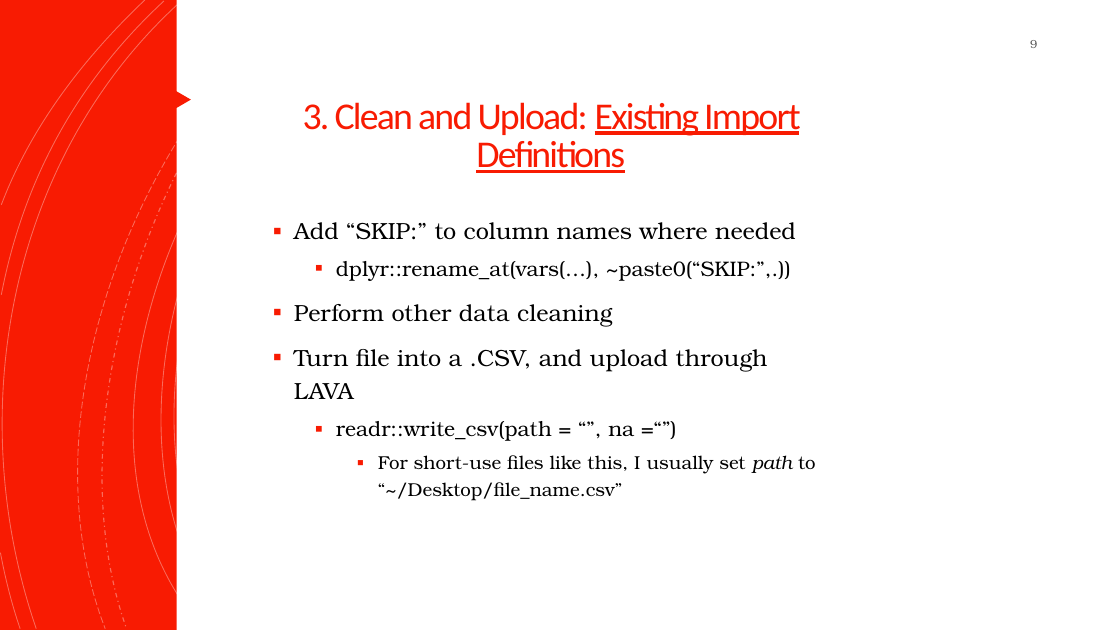
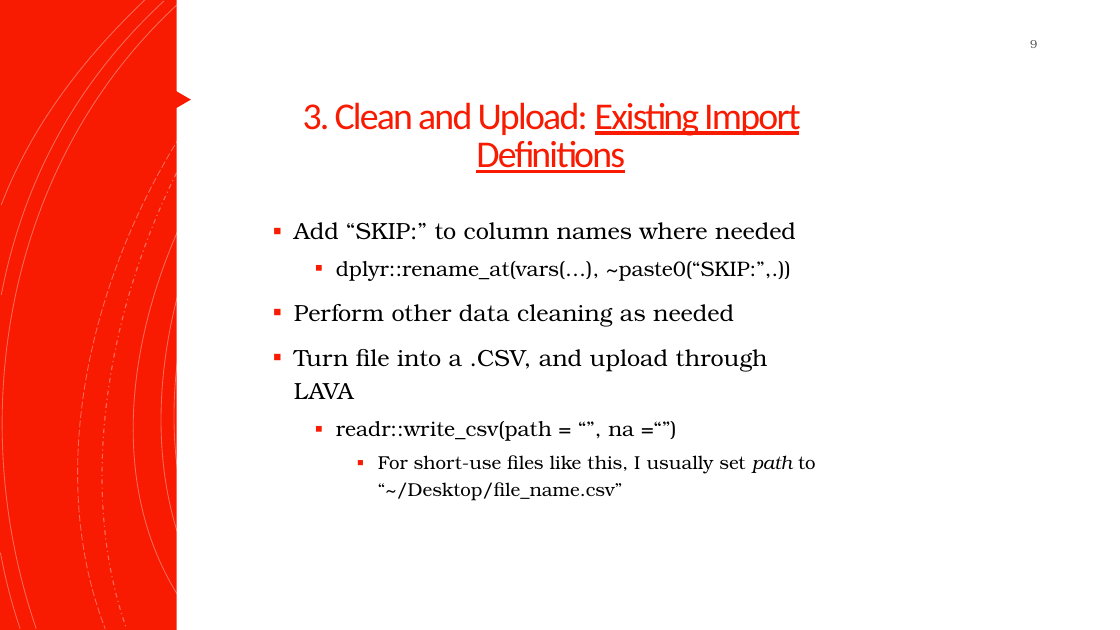
Before and after one commit to NeuroShepherd/R_Coding_Presentations, a slide deck: slide 9 of Automating LAVA Uploads with R/Automating Qualtrics Uploads to LAVA with R.pptx. Drawn at 1120x630 pixels with LibreOffice and Linux fonts; fonts in the diff are those of the drawing. Boxes give left, top, right and bottom in pixels: in the first picture for what was removed or moved away, otherwise in the second. Text is boxed around its words. In the diff, an @@ line names an element or a change of style, - is before the commit and + after.

Commit message:
Intro R and Qualtrics ppt updates; expand on Qualtrics R coding file

```diff
--- a/Automating LAVA Uploads with R/Automating Qualtrics Uploads to LAVA with R.pptx
+++ b/Automating LAVA Uploads with R/Automating Qualtrics Uploads to LAVA with R.pptx
@@ text at (294,304,734,326): text changed @@
-▪ Perform other data cleaning
+▪ Perform other data cleaning as needed
```
Also in this commit, not shown: 3 other files.
